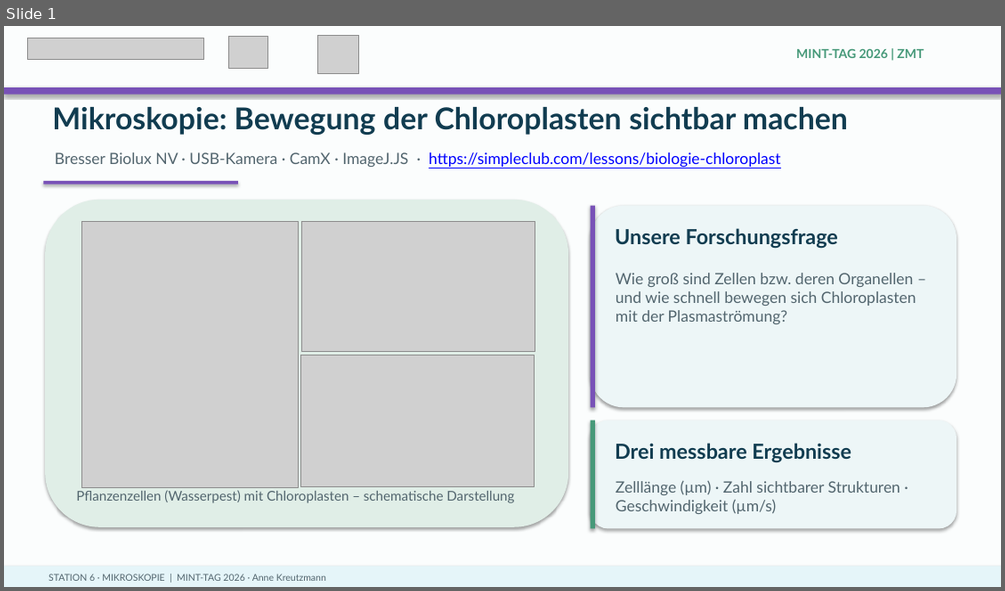
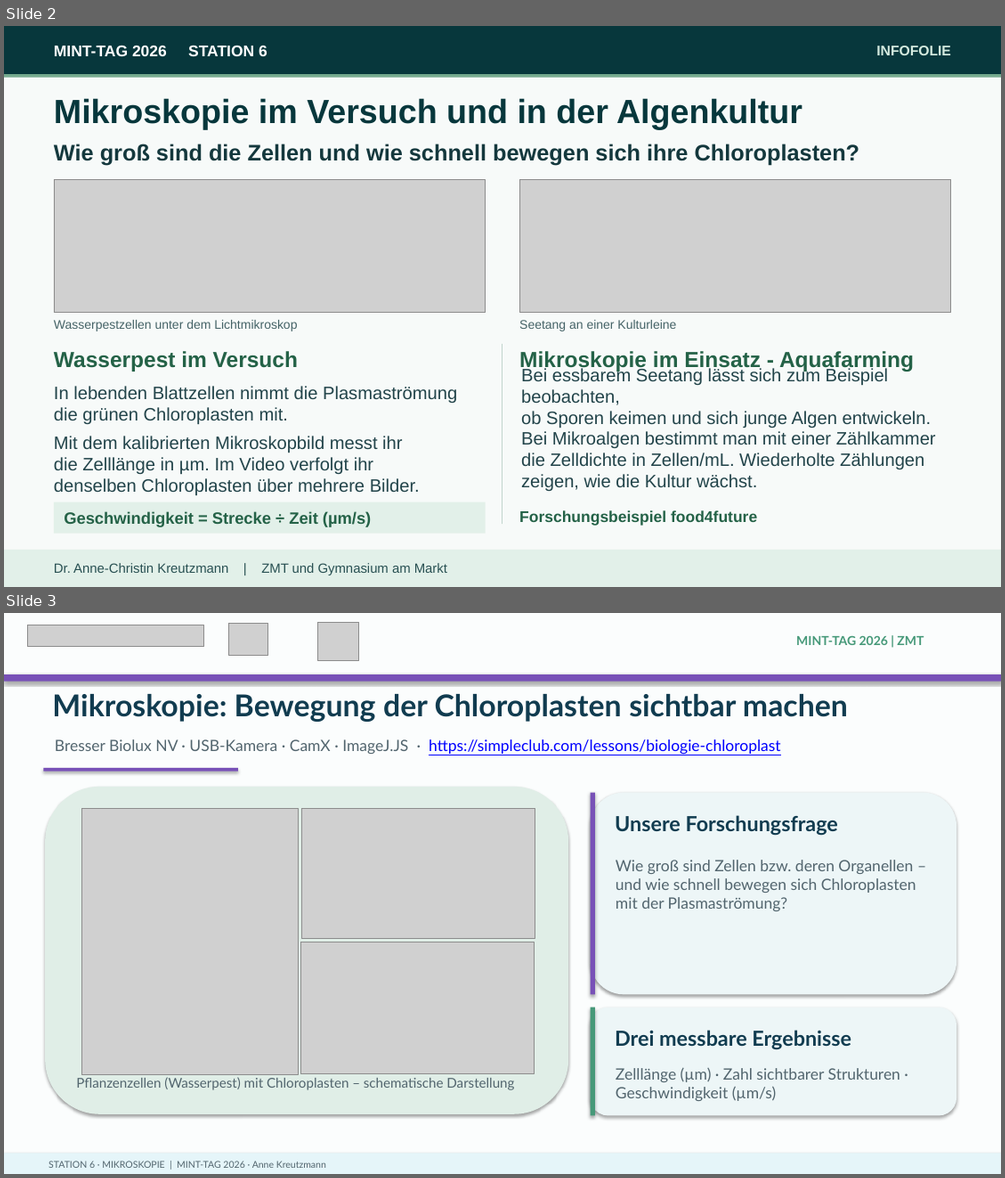
Before and after one commit to matthiasbirkich/MINT-Tag-2026, a slide deck: Station 6 - Mikroskopie/MINT_2026_Station6_Mikroskopie.pptx. Shown one above the other, each under a label of ours: slide 1 before the commit, slides 2 and 3 after it. The pictures are 1005x591 and 1005x1178 pixels, drawn with LibreOffice and Linux fonts; fonts in the diff are those of the drawing; grey boxes stand for pictures. Boxes give left, top, right and bottom in pixels: in the first picture for what was removed or moved away, otherwise in the second. Text is boxed around its words. In the diff, an @@ line names an element or a change of style, - is before the commit and + after.

```diff
--- a/Station 6 - Mikroskopie/MINT_2026_Station6_Mikroskopie.pptx
+++ b/Station 6 - Mikroskopie/MINT_2026_Station6_Mikroskopie.pptx
@@ slide 2 added at (4,26,1001,587), background #F7FAF9 @@
@@ rectangle added at (4,26,1001,75), fill #07373C @@
@@ text added at (54,45,267,56), 15 pt, text #FFFFFF, bold @@
+MINT-TAG 2026 STATION 6
@@ text added at (876,46,951,55), 13.5 pt, text #D4EADF, bold @@
+INFOFOLIE
@@ rectangle added at (4,75,1001,78), fill #75AA8E @@
@@ text added at (54,98,802,130), 32.2 pt, text #07373C, bold @@
+Mikroskopie im Versuch und in der Algenkultur
@@ text added at (54,143,860,166), 21.8 pt, text #14383D, bold @@
+Wie groß sind die Zellen und wie schnell bewegen sich ihre Chloroplasten?
@@ picture added at (54,179,485,313) @@
@@ picture added at (520,179,952,313) @@
@@ text added at (54,320,297,331), 12 pt, text #456367 @@
+Wasserpestzellen unter dem Lichtmikroskop
@@ rectangle added at (502,344,502,524), fill #C1D4CD @@
@@ text added at (519,320,676,331), 12 pt, text #456367 @@
+Seetang an einer Kulturleine
@@ text added at (54,351,298,371), 21 pt, text #246247, bold @@
+Wasserpest im Versuch
@@ text added at (519,351,914,371), 21 pt, text #246247, bold @@
+Mikroskopie im Einsatz - Aquafarming
@@ text added at (521,367,931,428), 17.2 pt, text #22444A @@
+Bei essbarem Seetang lässt sich zum Beispiel beobachten,
+ob Sporen keimen und sich junge Algen entwickeln.
@@ text added at (54,386,457,425), 17.2 pt, text #22444A @@
+In lebenden Blattzellen nimmt die Plasmaströmung
+die grünen Chloroplasten mit.
@@ text added at (54,435,420,495), 17.2 pt, text #22444A @@
+Mit dem kalibrierten Mikroskopbild messt ihr
+die Zelllänge in µm. Im Video verfolgt ihr
+denselben Chloroplasten über mehrere Bilder.
@@ text added at (521,431,936,491), 17.2 pt, text #22444A @@
+Bei Mikroalgen bestimmt man mit einer Zählkammer
+die Zelldichte in Zellen/mL. Wiederholte Zählungen
+zeigen, wie die Kultur wächst.
@@ rectangle added at (54,501,485,533), fill #E2F0E9 @@
@@ text added at (64,511,371,527), 15.8 pt, text #246247, bold @@
+Geschwindigkeit = Strecke ÷ Zeit (µm/s)
@@ text added at (519,510,757,525), 15 pt, text #246247, bold @@
+Forschungsbeispiel food4future
@@ rectangle added at (4,549,1001,587), fill #E2F0E9 @@
@@ text added at (54,563,447,575), 12.8 pt, text #285052 @@
+Dr. Anne-Christin Kreutzmann | ZMT und Gymnasium am Markt
@@ what was slide 1 is now slide 3 @@
```
Also in this commit, not shown: 1 other slide added, 1 other file.
